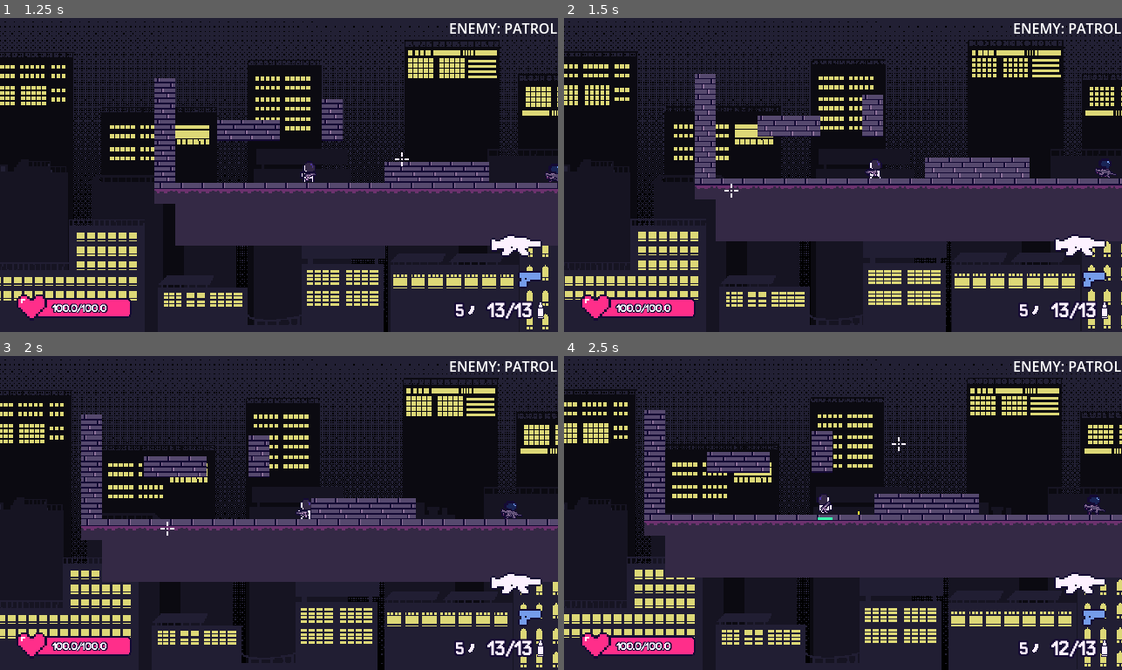
Above: before the commit, frames 1-4 (two rows, left to right).
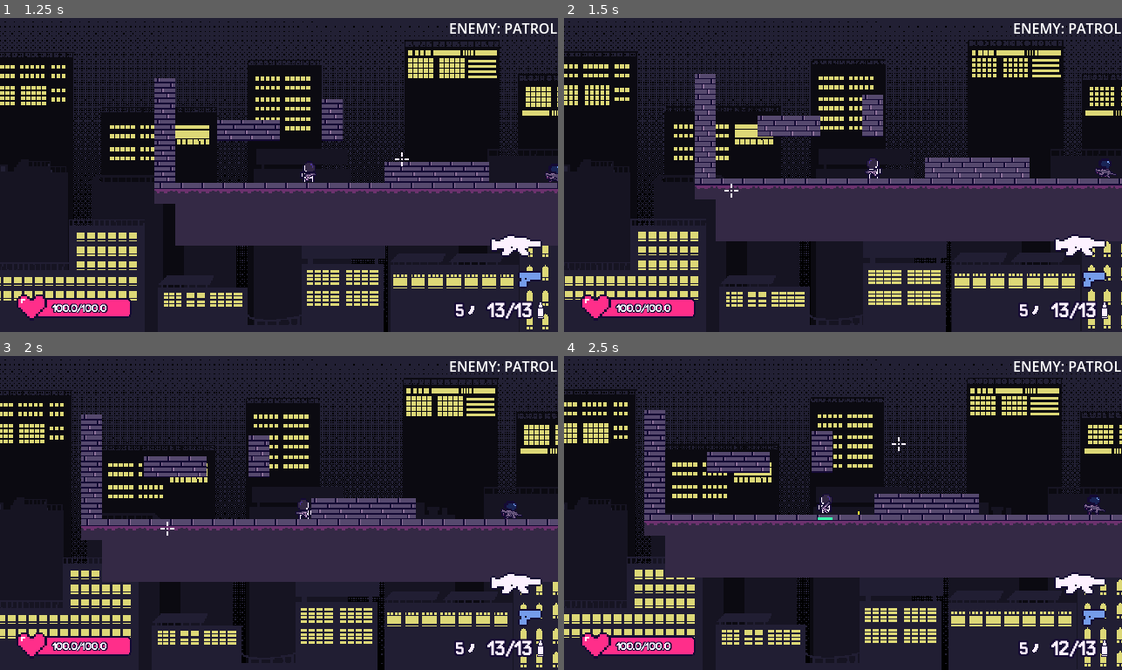
Above: after the commit, the same moments.

Repository: kyteidev/rogueshot
Game: Godot game, scene res://scenes/game_debug.tscn
Two runs of this game, one before a commit and one after it. Both use one fixed random seed, a clock stepped at 60 frames per second and the inputs below.
Inputs (mouse positions are in pixels of both pictures, inside the frame that each line leads up to):
- Up to frame 1 (1.25 s): move the mouse to (401, 159) at 0.52 s; hold D (player_right) from 0.53 s (still down); hold Z (player_force_turn) from 0.53 s (still down); tap W (player_jump) at 0.77 s
- Up to frame 2 (1.5 s): keep holding D (player_right); move the mouse to (731, 190) at 1.27 s; release Z (player_force_turn) at 1.28 s; tap Z (player_force_turn) at 1.35 s
- Up to frame 3 (2 s): keep holding D (player_right); tap W (player_jump) at 1.52 s
- Up to frame 4 (2.5 s): move the mouse to (898, 443) at 2.02 s; release D (player_right) at 2.03 s; press the mouse at (898, 443) at 2.03 s; hold A (player_left) from 2.03 s (still down); tap Z (player_force_turn) at 2.3 s

Frame 1 is identical in both runs. In frame 2, less than 0.1% of the frame differs, in the area x 54-58%, y 44-52%; in frame 3, less than 0.1%; in frame 4, less than 0.1%.

Commit message:
change force turn requirement to key down instead of single key press

Diff:
--- a/scripts/characters/player.gd
+++ b/scripts/characters/player.gd
@@ -111,7 +111,6 @@
 var stamina_was_depleted: bool = false
 
 var flipped: bool = false
-var force_turned: bool = false
 
 @onready var coyote_timer := $CoyoteTimer
 @onready var jump_buffer_timer := $JumpBufferTimer
@@ -147,7 +146,6 @@
 
 func _physics_process(delta: float) -> void:
 	var was_on_floor: bool = is_on_floor()
-	var was_sprinting: bool = sprinting
 
 	# get direction of player
 	# right: 1, left: -1, neutral (not moving): 0
@@ -157,15 +155,11 @@
 	var mouse_pos: Vector2 = get_global_mouse_position()
 	var cursor_direction: Vector2 = mouse_pos - global_position
 
-	# force turn if key pressed
-	if Input.is_action_just_pressed("player_force_turn") and direction != 0.0:
+	# force turn if keybind held down when moving
+	if Input.is_action_pressed("player_force_turn") and direction != 0.0:
 		flipped = direction < 0.0
-		force_turned = true
-	elif not force_turned and not sprinting:
+	elif Input.is_action_just_released("player_force_turn"):
 		flipped = cursor_direction.x < 0
-
-	if (force_turned and direction == 0.0) or (was_sprinting and not sprinting):
-		force_turned = false
 
 	anim_sprite.flip_h = flipped
 	var same_direction: bool = (direction == -1 and flipped) or (direction == 1 and not flipped)
